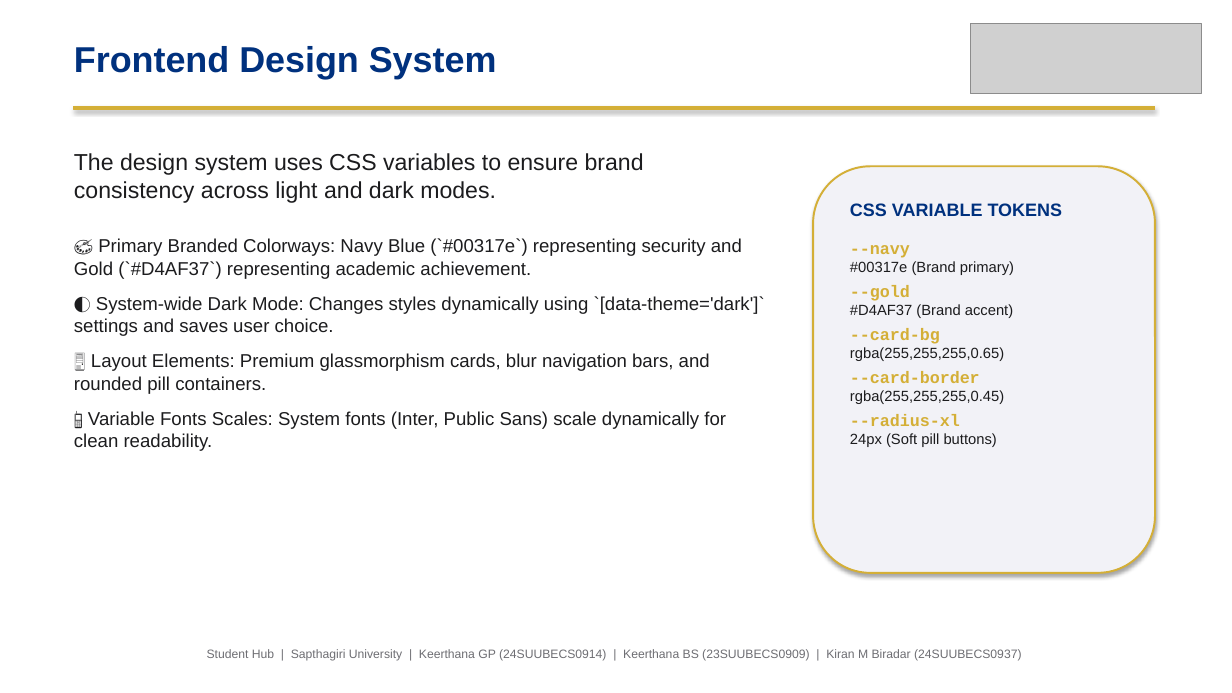
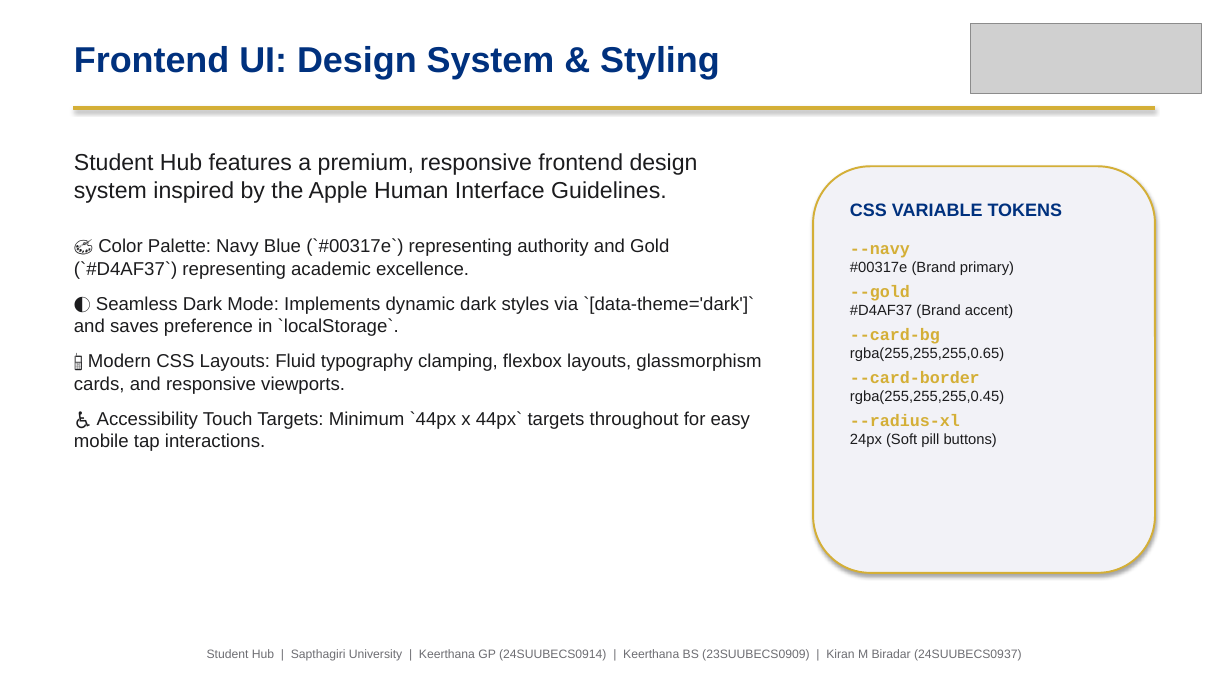
Before and after one commit to kirancodes-dev/Student-Registration, a slide deck: slide 10 of Student_Registration_Presentation.pptx. Drawn at 1232x693 pixels with LibreOffice and Linux fonts; fonts in the diff are those of the drawing; grey boxes stand for pictures. Boxes give left, top, right and bottom in pixels: in the first picture for what was removed or moved away, otherwise in the second. Text is boxed around its words. In the diff, an @@ line names an element or a change of style, - is before the commit and + after.

Commit message:
feat: compile and update 19-slide standard presentation for Student Hub

```diff
--- a/Student_Registration_Presentation.pptx
+++ b/Student_Registration_Presentation.pptx
@@ text at bbox=[74, 46, 720, 79]: text changed @@
-Frontend Design System
+Frontend UI: Design System & Styling
@@ text at bbox=[74, 153, 761, 451]: text changed @@
-The design system uses CSS variables to ensure brand consistency across light and dark modes.
-🎨 Primary Branded Colorways: Navy Blue (`#00317e`) representing security and Gold (`#D4AF37`) representing academic achievement.
-🌓 System-wide Dark Mode: Changes styles dynamically using `[data-theme='dark']` settings and saves user choice.
-🖥️ Layout Elements: Premium glassmorphism cards, blur navigation bars, and rounded pill containers.
-📱 Variable Fonts Scales: System fonts (Inter, Public Sans) scale dynamically for clean readability.
+Student Hub features a premium, responsive frontend design system inspired by the Apple Human Interface Guidelines.
+🎨 Color Palette: Navy Blue (`#00317e`) representing authority and Gold (`#D4AF37`) representing academic excellence.
+🌓 Seamless Dark Mode: Implements dynamic dark styles via `[data-theme='dark']` and saves preference in `localStorage`.
+📱 Modern CSS Layouts: Fluid typography clamping, flexbox layouts, glassmorphism cards, and responsive viewports.
+♿ Accessibility Touch Targets: Minimum `44px x 44px` targets throughout for easy mobile tap interactions.
```
Also in this commit, not shown: 17 other slides changed, 1 other file.
